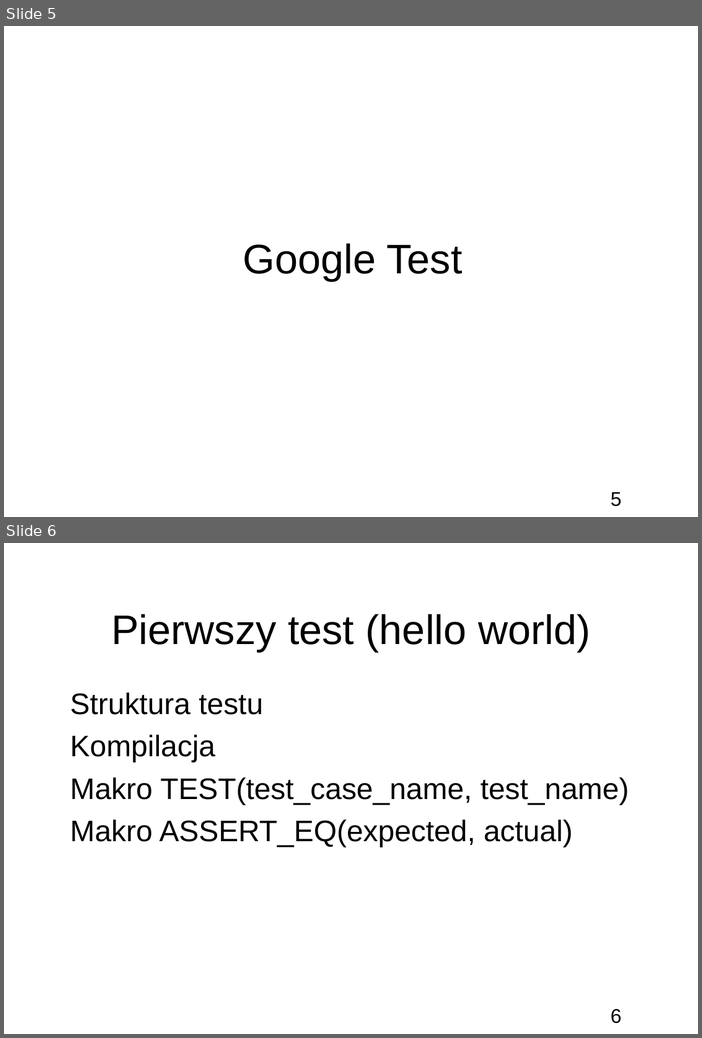
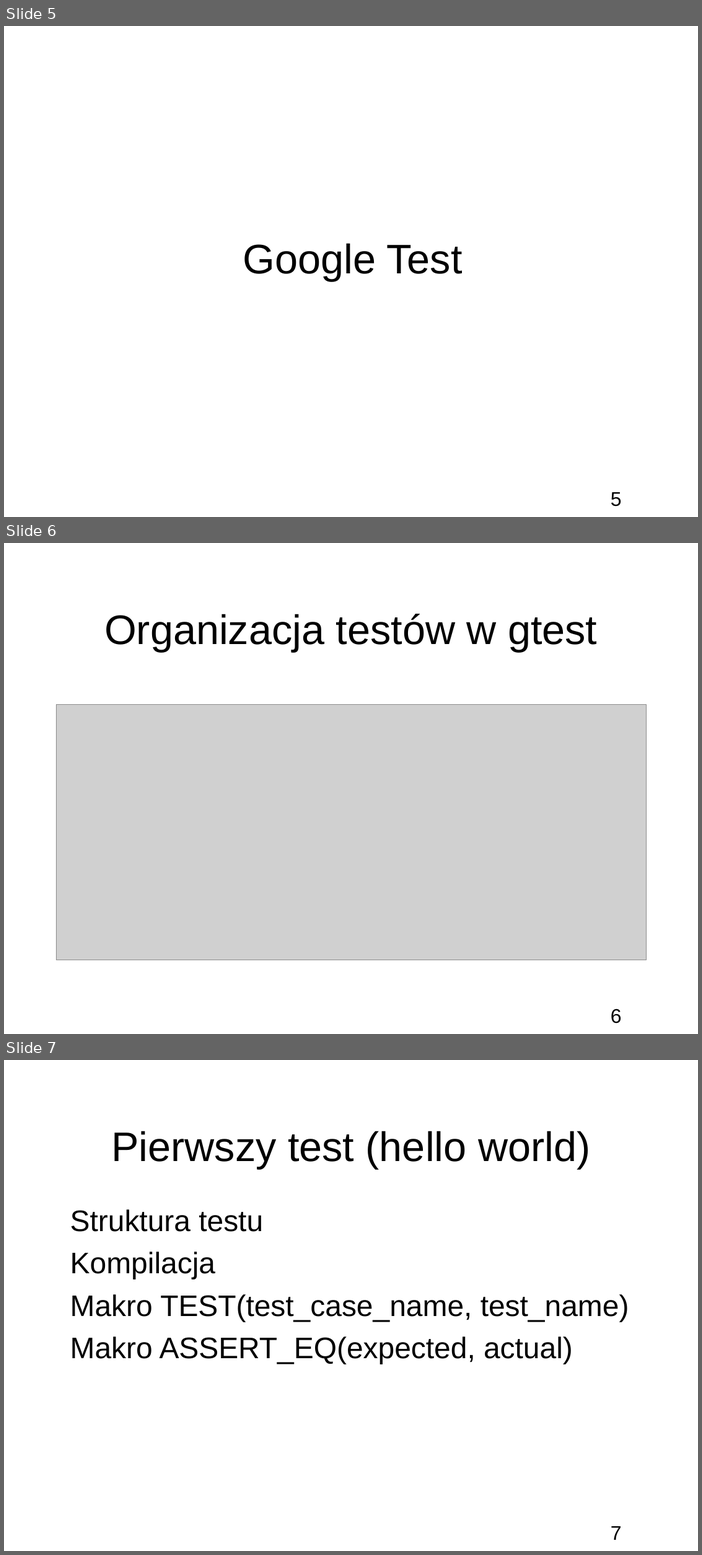
Before and after one commit to bercik/apt_seminar, a slide deck: prezentacja.odp. Shown one above the other, each under a label of ours: slides 5 and 6 before the commit, slides 5, 6 and 7 after it. The pictures are 702x1038 and 702x1555 pixels, drawn with LibreOffice and Linux fonts; fonts in the diff are those of the drawing; grey boxes stand for pictures; background and template pictures are left out. Boxes give left, top, right and bottom in pixels: in the first picture for what was removed or moved away, otherwise in the second. Text is boxed around its words. In the diff, an @@ line names an element or a change of style, - is before the commit and + after.

```diff
--- a/prezentacja.odp
+++ b/prezentacja.odp
@@ slide 6 added at <box>4,543,698,1034</box>, background picture (left out); not listed: 1 template element that a slide beside it also shows @@
@@ title added at <box>104,614,597,651</box>, 50 pt, text #000000 @@
+Organizacja testów w gtest
@@ picture added at <box>56,705,648,960</box> @@
@@ what was slide 6 is now slide 7 @@
@@ page number at <box>611,1526,622,1540</box>: text changed @@
-6
+7
```
Also in this commit, not shown: 3 other slides added, 6 other files.
